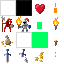
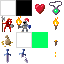
Before/after of a (64, 64) layered artwork. What changed in the layer stack:
added layer "Amulet" above "Necklace" over [52, 7, 60, 15]
added layer "Necklace" above "tiles" over [49, 1, 62, 9]
removed layer "battery_fill" over [37, 22, 42, 29]
removed layer "battery_frame" over [37, 22, 42, 29]
removed layer "ammo" over [53, 2, 58, 14]
removed layer "coins" over [35, 52, 44, 62]
